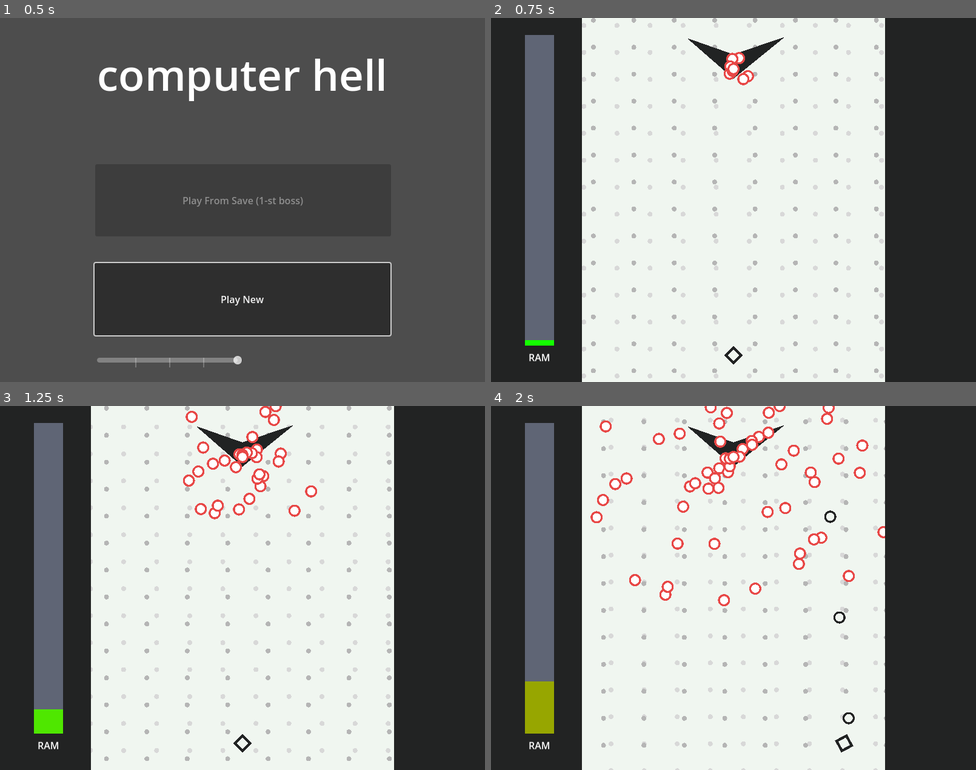
Above: before the commit, frames 1-4 (two rows, left to right).
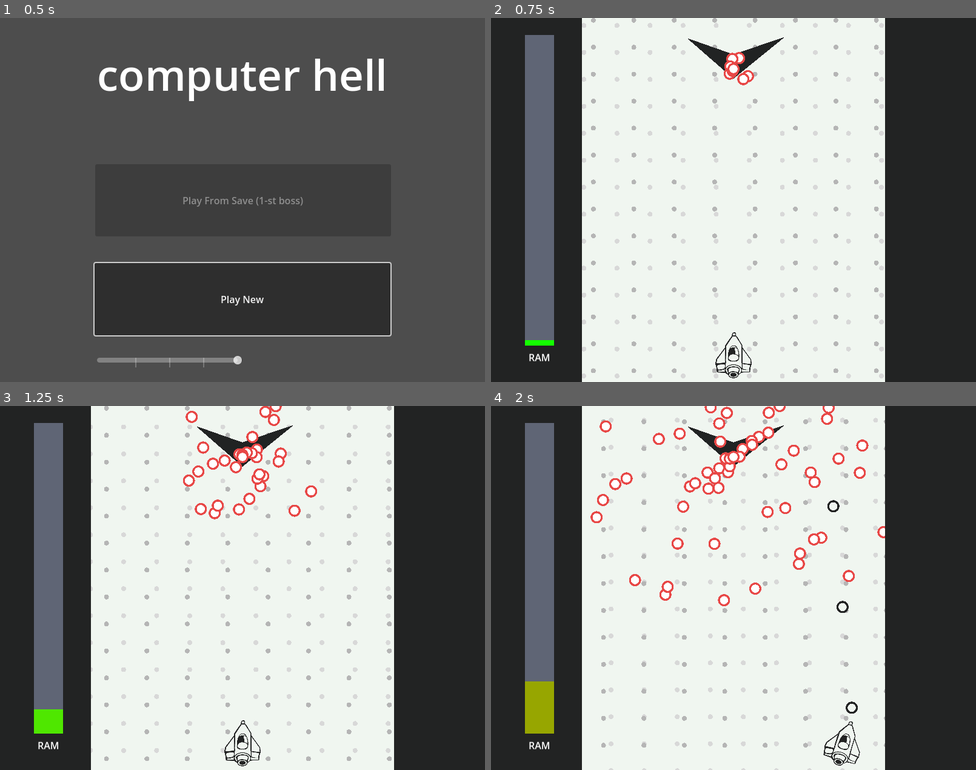
Above: after the commit, the same moments.

Repository: RainMa22/BulletHell
Game: Godot game, scene res://Scenes/Title.tscn
Two runs of this game, one before a commit and one after it. Both use one fixed random seed, a clock stepped at 60 frames per second and the inputs below.
Inputs:
- Up to frame 1 (0.5 s): no input
- Up to frame 2 (0.75 s): click "Play New" at 0.5 s
- Up to frame 3 (1.25 s): no input
- Up to frame 4 (2 s): hold D (Right) from 1.28 s (still down); hold Z (Shoot) from 1.28 s (still down)

Frame 1 is identical in both runs. In frame 2, 0.2% of the frame differs, in the area x 46-54%, y 86-99%; in frame 3, 0.2%; in frame 4, 0.5%, in the area x 68-77%, y 25-99%.

Commit message:
Fixed a bug where bullets spawned outside of screen take forever to despawn

Diff:
--- a/src/bullet/Bullet.gd
+++ b/src/bullet/Bullet.gd
@@ -23,8 +23,7 @@
 
 var velocity := Vector2.ZERO
 
-@onready var expire_timer : Timer = $ExpireTimer
-const expire_time = 0.01
+@onready var screen_notifier : VisibleOnScreenNotifier2D = $OnScreenNotifier
 
 
 
@@ -41,8 +40,6 @@
 
 
 
-var accumulated_time := 0.0
-
 # MOVEMENT
 func _process(delta):
 	# LOOP AT EDGES (make thing go around when reach the sides)
@@ -50,8 +47,8 @@
 	# 	global_position.x -= 250 + 275
 	# elif global_position.x < -275:
 	# 	global_position.x += 250 + 275
-	accumulated_time += delta
-	if accumulated_time >= 30:
+
+	if not screen_notifier.is_on_screen():
 		destroy_self()
 
 func _physics_process(delta):
@@ -77,8 +74,3 @@
 func destroy_self():
 	Global.bullet_counter -= 1
 	queue_free()
-
-func _on_on_screen_notifier_screen_exited():
-	expire_timer.start(expire_time)
-func _on_expire_timer_timeout():
-	destroy_self()
--- a/src/bullet/Bullet.tscn
+++ b/src/bullet/Bullet.tscn
@@ -22,10 +22,7 @@
 [node name="Hitbox" type="CollisionShape2D" parent="."]
 shape = SubResource("CircleShape2D_qvb2s")
 
-[node name="ExpireTimer" type="Timer" parent="."]
-
 [node name="OnScreenNotifier" type="VisibleOnScreenNotifier2D" parent="."]
 rect = Rect2(-15, -15, 30, 30)
 
-[connection signal="timeout" from="ExpireTimer" to="." method="_on_expire_timer_timeout"]
 [connection signal="screen_exited" from="OnScreenNotifier" to="." method="_on_on_screen_notifier_screen_exited"]
--- a/src/player/Player.tscn
+++ b/src/player/Player.tscn
@@ -1,10 +1,11 @@
-[gd_scene load_steps=4 format=3 uid="uid://cwn1aknxem4n4"]
+[gd_scene load_steps=5 format=3 uid="uid://cwn1aknxem4n4"]
 
 [ext_resource type="Script" path="res://src/player/Player.gd" id="1_fdp0l"]
 [ext_resource type="PackedScene" uid="uid://vgf7hy66lvwt" path="res://src/health/Health.tscn" id="2_7ekla"]
+[ext_resource type="Texture2D" uid="uid://dtjgq53jqd1in" path="res://resources/visuals/Ship1.png" id="3_xwl1j"]
 
 [sub_resource type="CircleShape2D" id="CircleShape2D_65j3p"]
-radius = 3.5
+radius = 10.55
 
 [node name="Player" type="CharacterBody2D"]
 collision_layer = 2
@@ -13,10 +14,12 @@
 script = ExtResource("1_fdp0l")
 
 [node name="Polygon" type="Polygon2D" parent="."]
+visible = false
 color = Color(0.133333, 0.137255, 0.137255, 1)
 polygon = PackedVector2Array(0, -16, -16, 0, 0, 16, 16, 0)
 
 [node name="Polygon2" type="Polygon2D" parent="."]
+visible = false
 position = Vector2(-1.19209e-07, 3.57628e-07)
 scale = Vector2(0.625, 0.625)
 color = Color(0.941176, 0.964706, 0.941176, 1)
@@ -28,10 +31,16 @@
 [node name="Health" parent="." instance=ExtResource("2_7ekla")]
 
 [node name="BulletSpawnPoint" type="Marker2D" parent="."]
-position = Vector2(30, 0)
+position = Vector2(48, 0)
 gizmo_extents = 6.0
 
 [node name="ShootTimer" type="Timer" parent="."]
 
+[node name="Ship1" type="Sprite2D" parent="."]
+texture_filter = 2
+rotation = 1.5708
+scale = Vector2(0.183, 0.183)
+texture = ExtResource("3_xwl1j")
+
 [connection signal="on_died" from="Health" to="." method="_on_health_on_died"]
 [connection signal="timeout" from="ShootTimer" to="." method="_on_shoot_timer_timeout"]
Binary file added: resources/visuals/Ship1.png
Not shown, added: resources/visuals/Ship1.png.import
